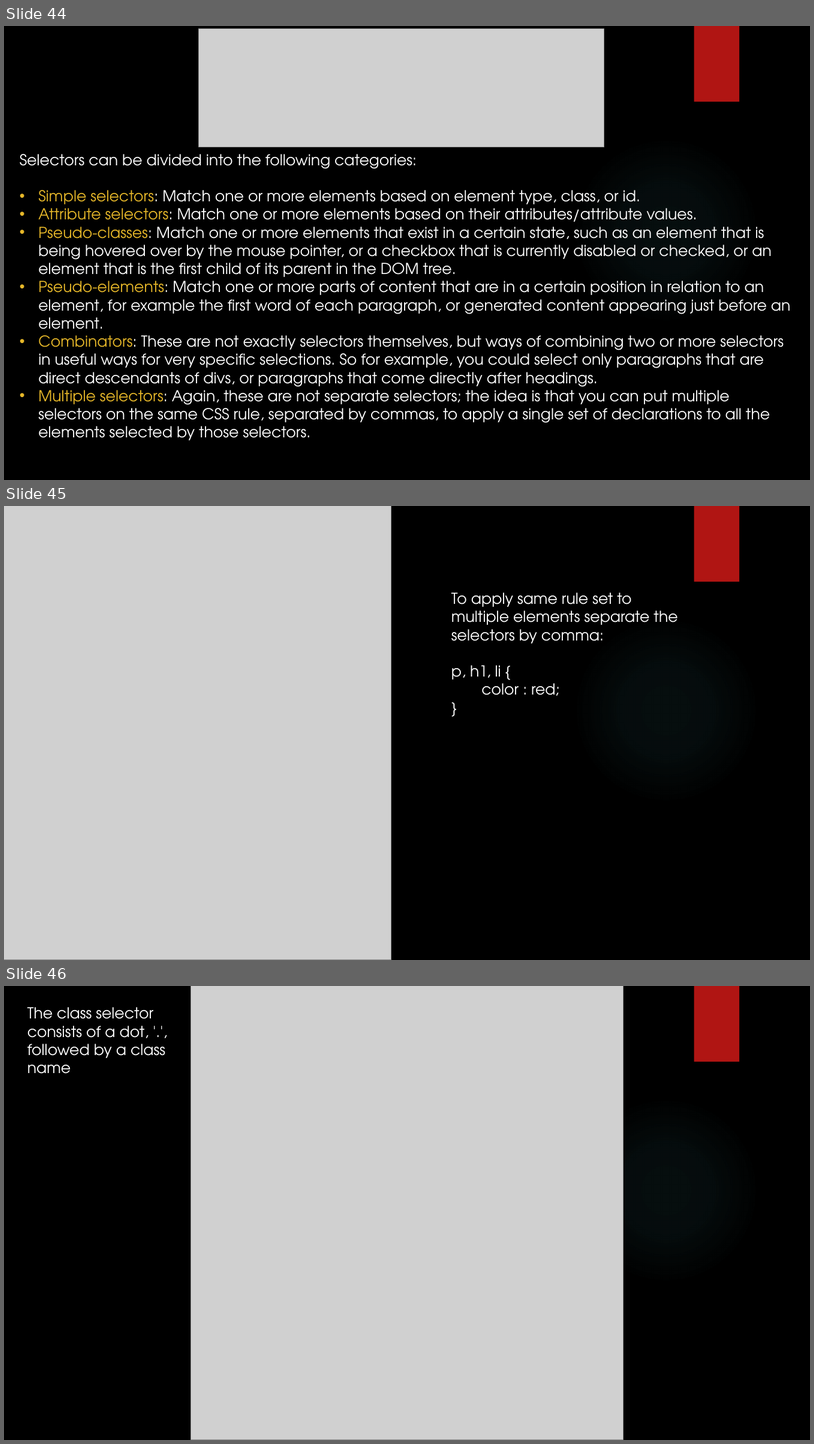
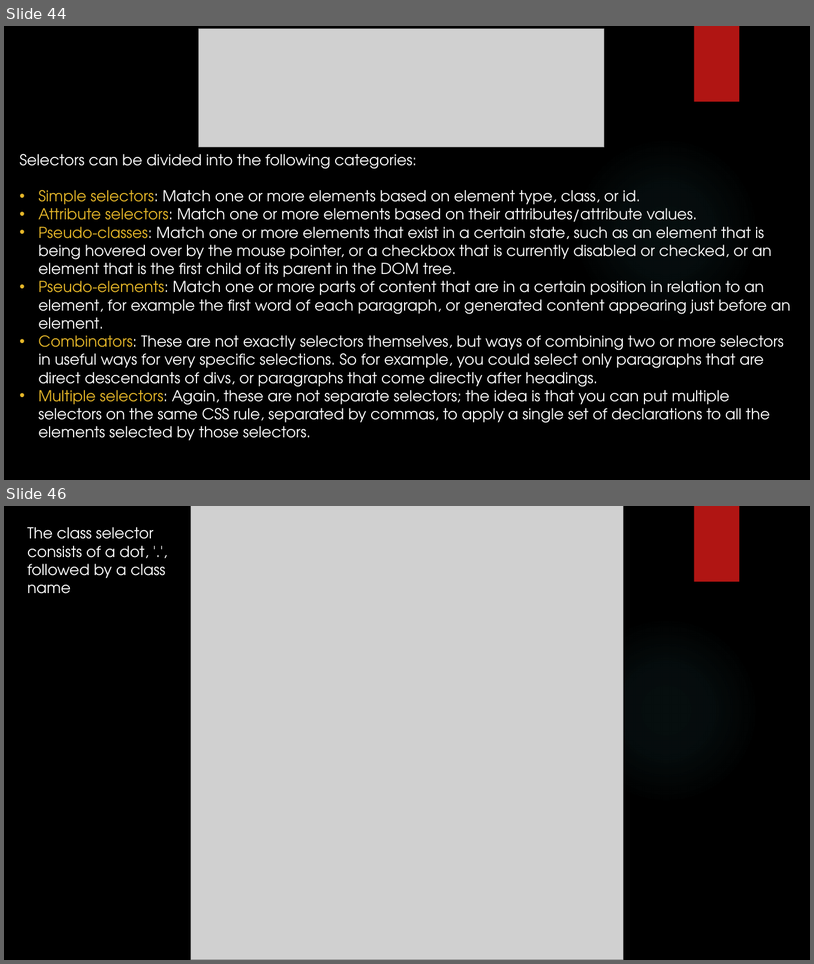
Before and after one commit to yogeshwar1996/HTML5CSS, a slide deck: Fundamentals of HTML and CSS.pptx. Shown one above the other, each under a label of ours: slides 44, 45 and 46 before the commit, slides 44 and 46 after it; the slides between them are not shown. The pictures are 814x1444 and 814x964 pixels, drawn with LibreOffice and Linux fonts; fonts in the diff are those of the drawing; grey boxes stand for pictures; background and template pictures are left out. Boxes give left, top, right and bottom in pixels: in the first picture for what was removed or moved away, otherwise in the second. Text is boxed around its words. In the diff, an @@ line names an element or a change of style, - is before the commit and + after.

Commit message:
Specialized selectors

```diff
--- a/Fundamentals of HTML and CSS.pptx
+++ b/Fundamentals of HTML and CSS.pptx
@@ slide 45 removed at (4, 506, 810, 960), background picture (left out); not listed: 2 template elements that a slide beside it also shows @@
@@ picture removed at (4, 506, 392, 960) @@
@@ text removed at (452, 592, 678, 696) @@
-To apply same rule set to multiple elements separate the selectors by comma:
-p, h1, li {
-color : red;
-}
```
Also in this commit, not shown: 2 slides added.
